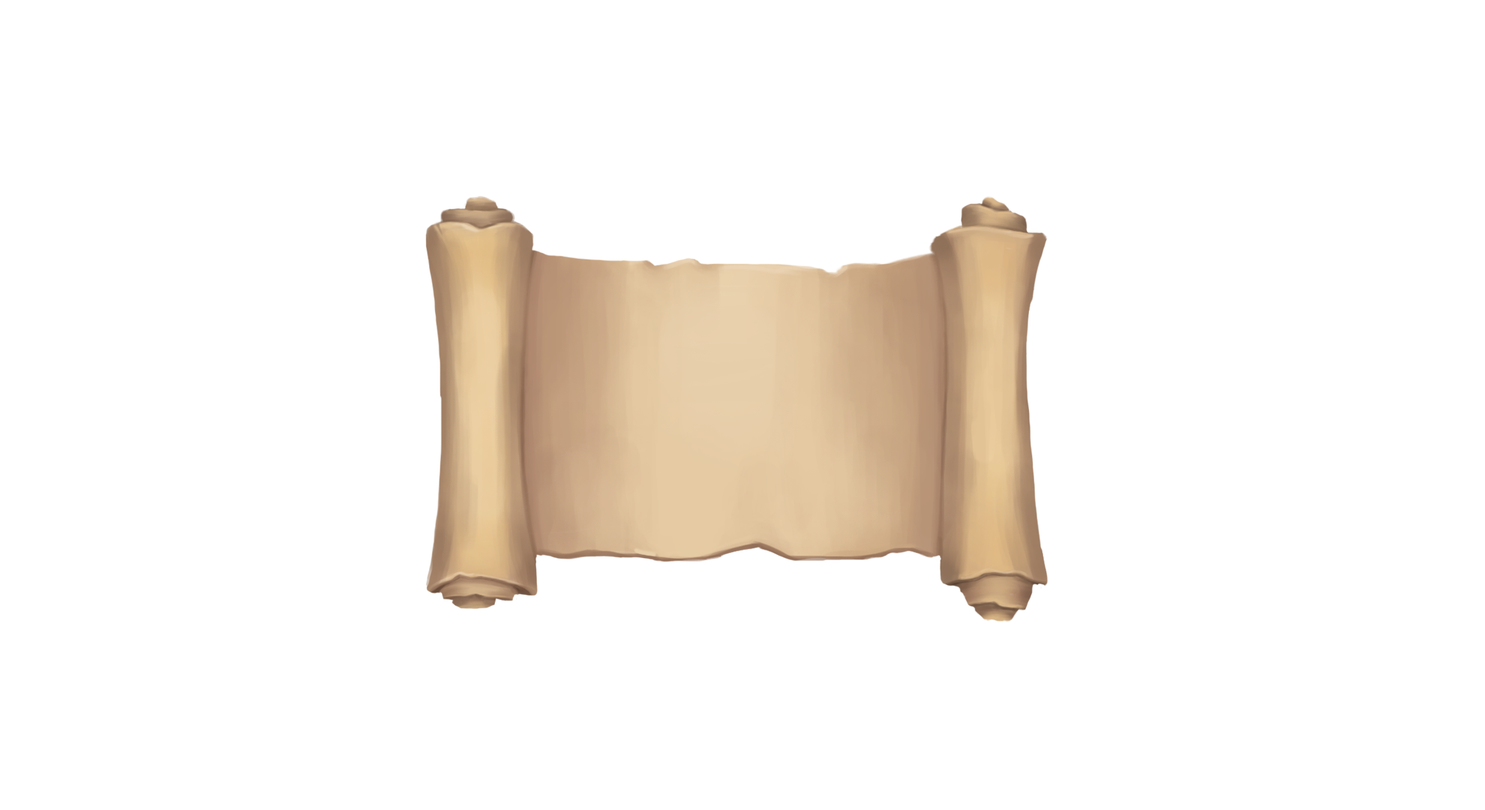
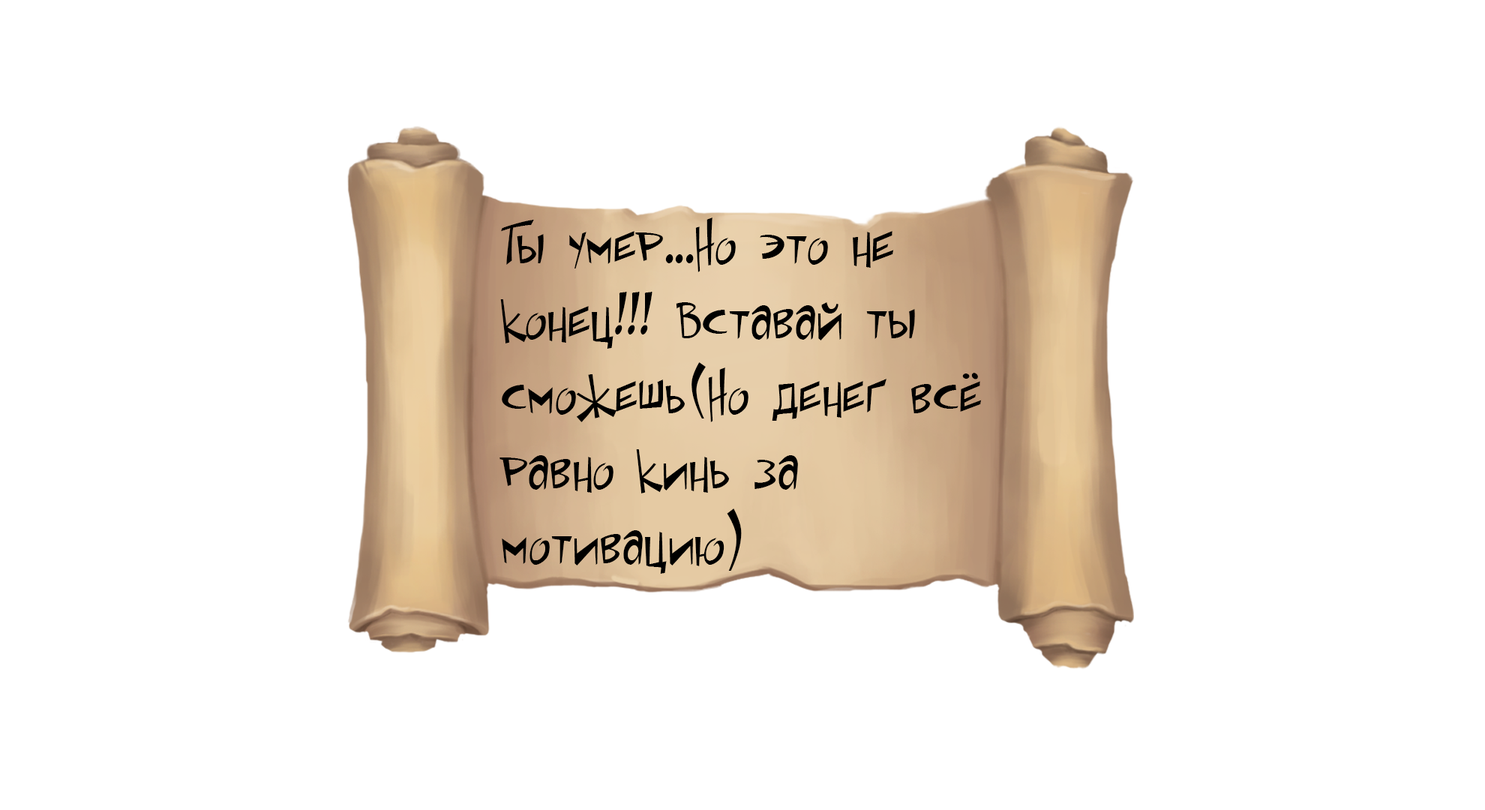
Comparing the layer stacks of the two 1485 x 810 images. Changes:
added group "3" with 1 layers above "2" over [499, 217, 982, 574]
added layer "Ты умер...Но это не конец!!! Вставай ты сможешь(Но денег всё ра" in group "3" over [499, 217, 982, 574]
painted on "свиток" (2nd of 2, in "свиток") over [347, 126, 1135, 670]
hid "Фон" over [347, 126, 1135, 670]
